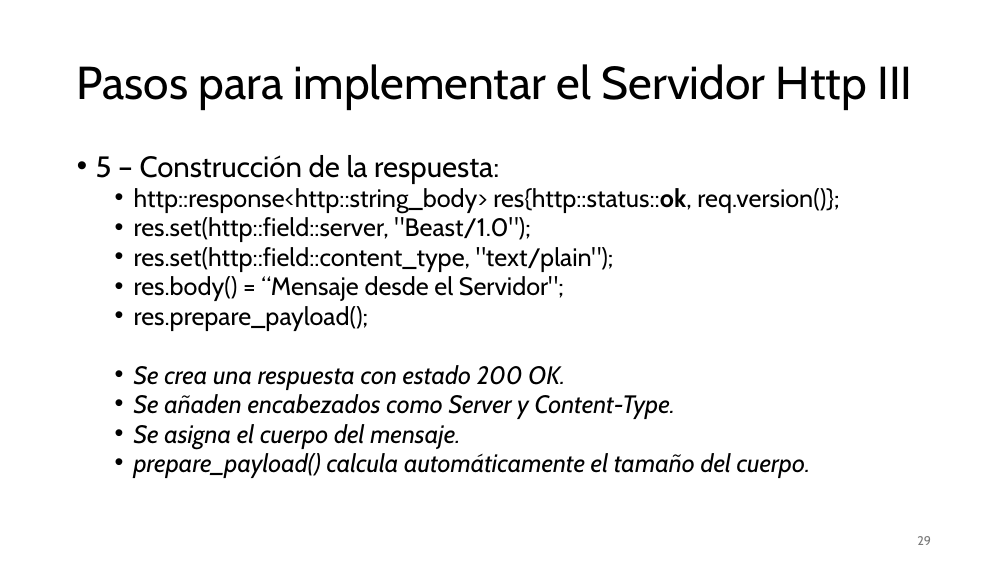
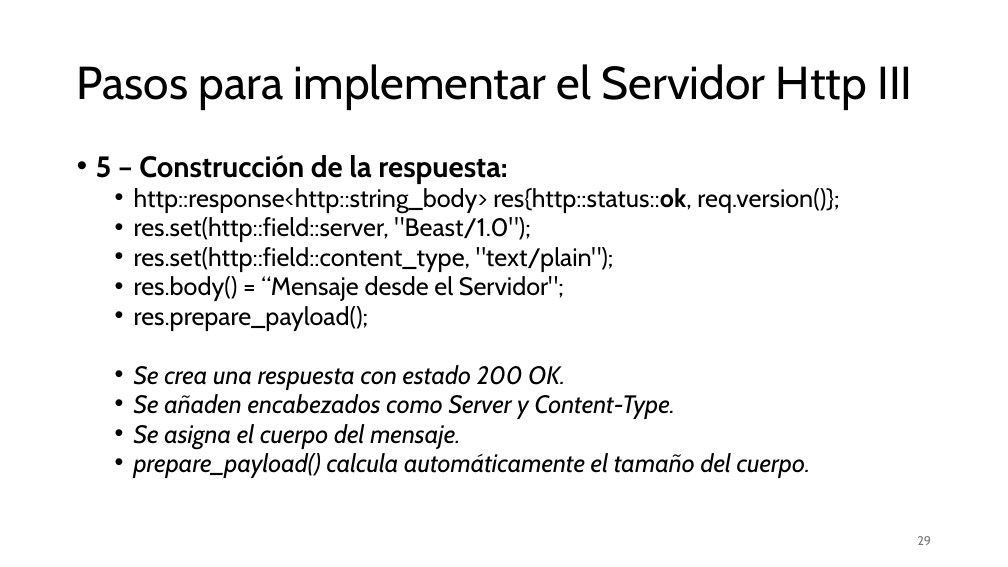
Before and after one commit to aldebarran22/CURSO_CPP_SERVICIOS_30H, a slide deck: slide 29 of doc/2_Creacion_API_RESTfull_C++.pptx. Drawn at 1008x567 pixels with LibreOffice and Linux fonts; fonts in the diff are those of the drawing. Boxes give left, top, right and bottom in pixels: in the first picture for what was removed or moved away, otherwise in the second. Text is boxed around its words. In the diff, an @@ line names an element or a change of style, - is before the commit and + after.

```diff
--- a/doc/2_Creacion_API_RESTfull_C++.pptx
+++ b/doc/2_Creacion_API_RESTfull_C++.pptx
@@ text at (x1=96, y1=155, x2=507, y2=184): bold on in "5 – Construcción de la respuesta:" @@
```
Also in this commit, not shown: 3 other slides changed, 3 other files.
